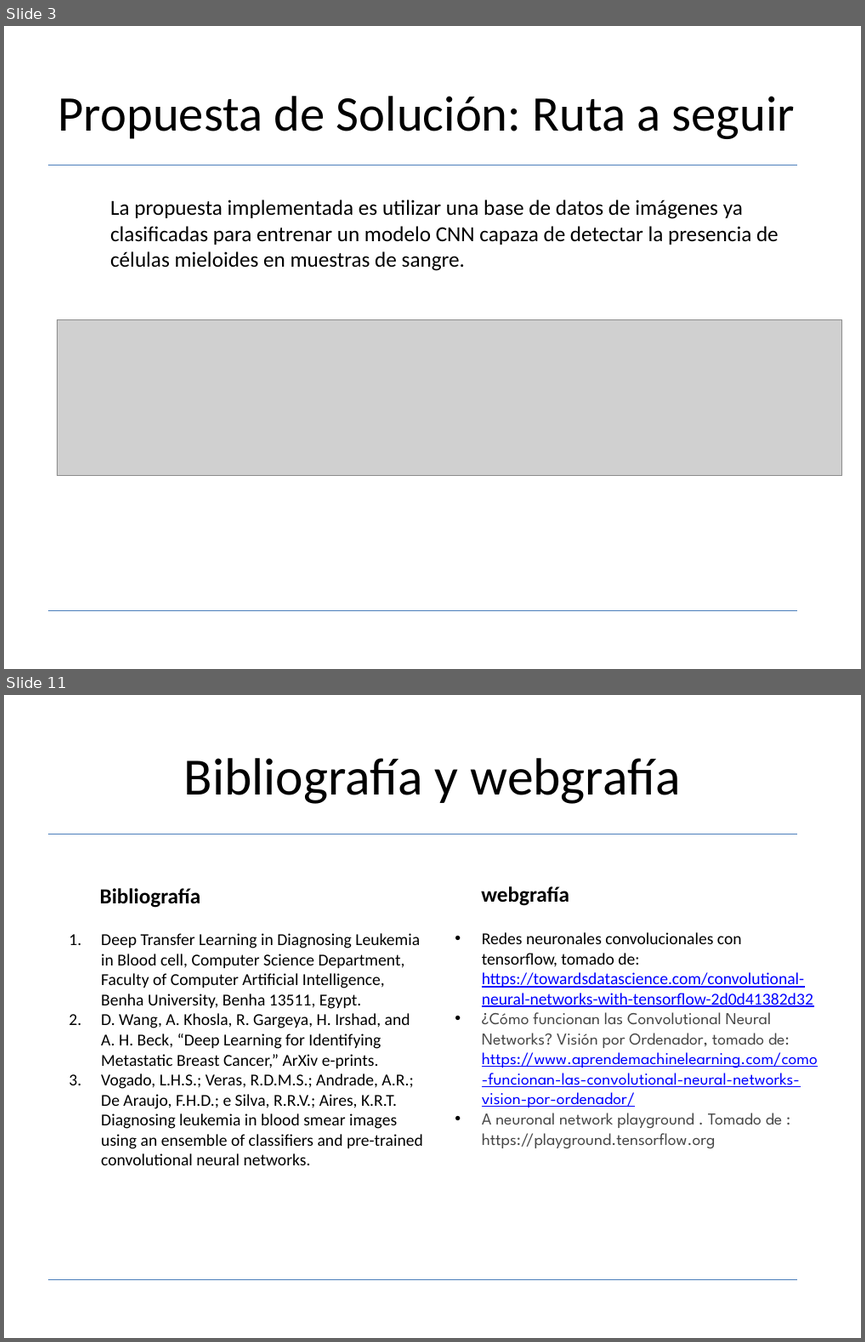
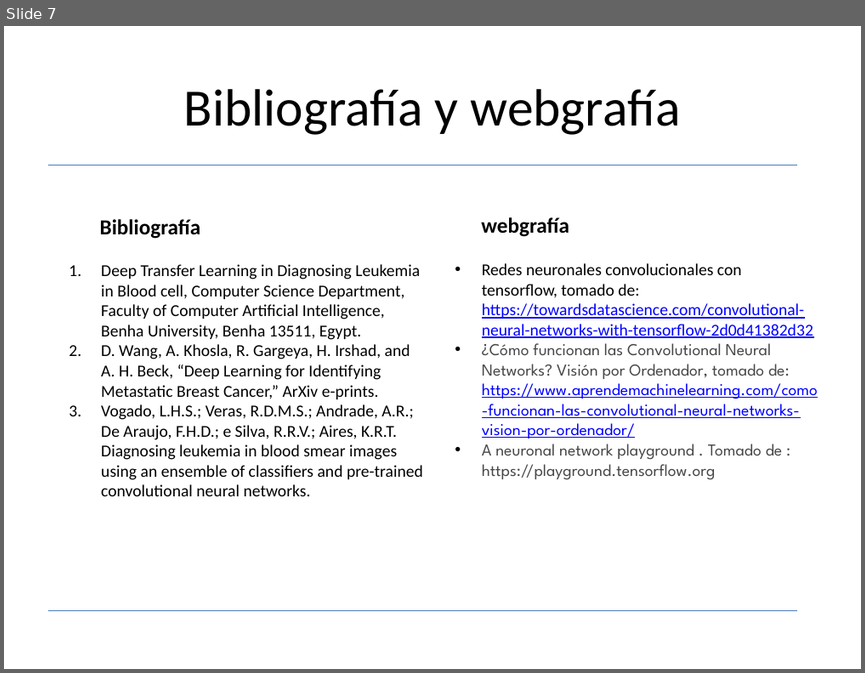
Before and after one commit to davito19/Procesamiento_Digital_De_Imagenes_I, a slide deck: Proyecto_detección_leucemia/presentacion/presentacion_tercero_final.pptx. Shown one above the other, each under a label of ours: slides 3 and 11 before the commit, slide 7 after it; the slides between them are not shown. The pictures are 865x1342 and 865x673 pixels, drawn with LibreOffice and Linux fonts; fonts in the diff are those of the drawing; grey boxes stand for pictures. Boxes give left, top, right and bottom in pixels: in the first picture for what was removed or moved away, otherwise in the second. Text is boxed around its words. In the diff, an @@ line names an element or a change of style, - is before the commit and + after.

```diff
--- a/Proyecto_detección_leucemia/presentacion/presentacion_tercero_final.pptx
+++ b/Proyecto_detección_leucemia/presentacion/presentacion_tercero_final.pptx
@@ slide 3 removed at (x1=4, y1=26, x2=861, y2=669), background #FFFFFF; not listed: 2 template elements that a slide beside it also shows @@
@@ text removed at (x1=58, y1=96, x2=794, y2=139) @@
-Propuesta de Solución: Ruta a seguir
@@ text removed at (x1=110, y1=199, x2=778, y2=271) @@
-La propuesta implementada es utilizar una base de datos de imágenes ya clasificadas para entrenar un modelo CNN capaza de detectar la presencia de células mieloides en muestras de sangre.
@@ picture removed at (x1=57, y1=320, x2=842, y2=475) @@
@@ what was slide 11 is now slide 7 @@
```
Also in this commit, not shown: 3 slides changed, 3 slides added, 6 other slides removed, 3 other files.
